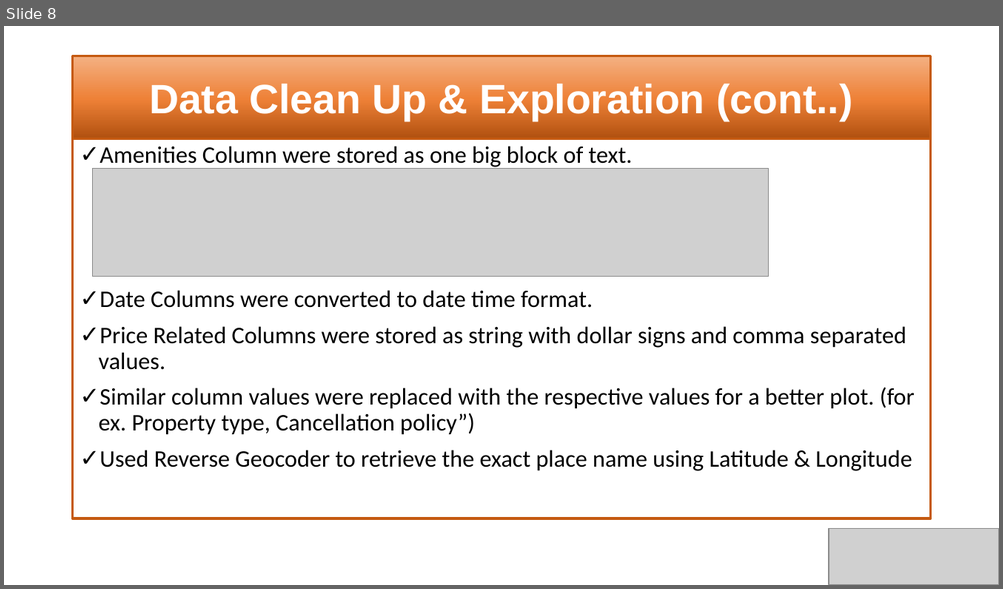
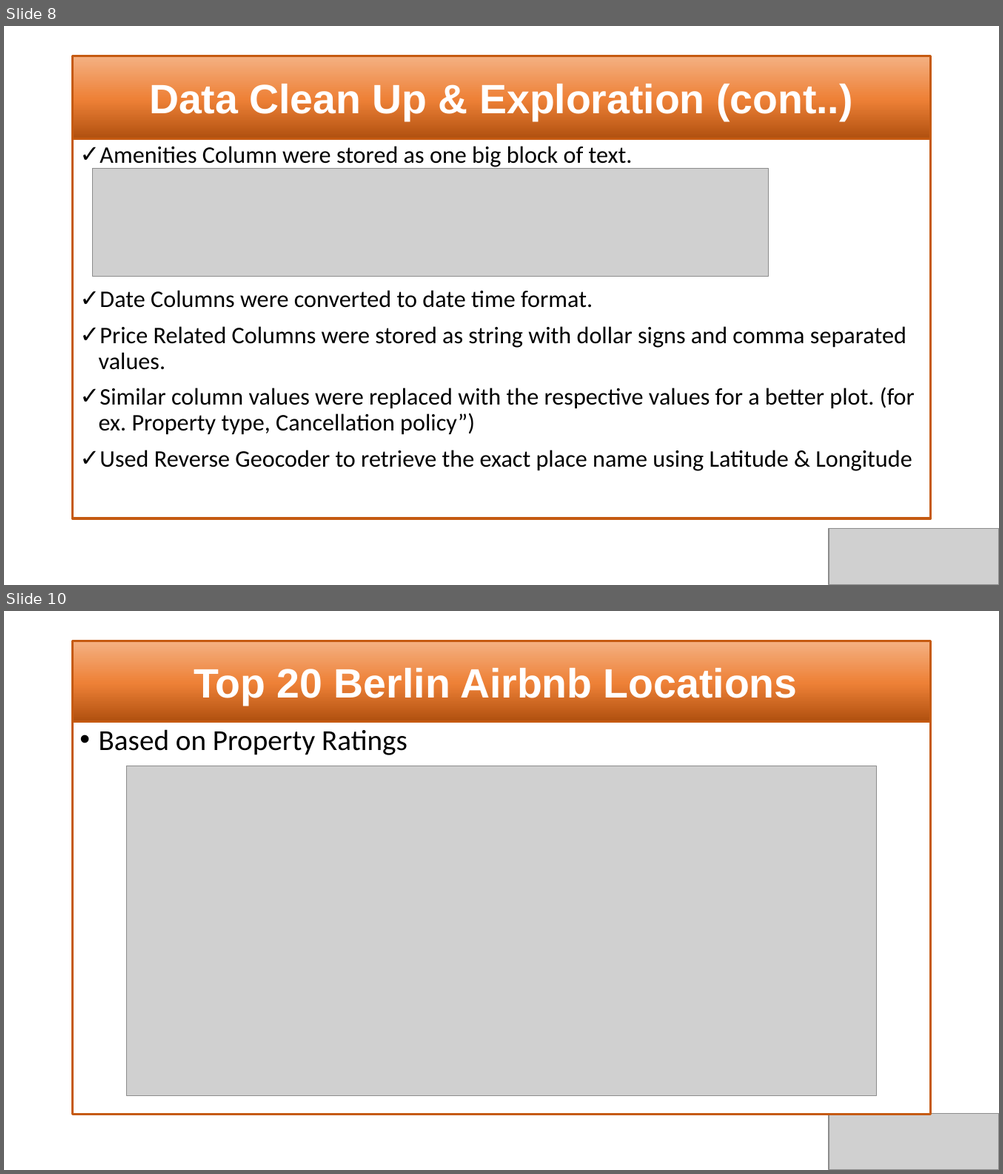
Before and after one commit to SaranyaPandiaraj/Futuristic-Airbnb, a slide deck: Futuristic_Airbnb.pptx. Shown one above the other, each under a label of ours: slide 8 before the commit, slides 8 and 10 after it; the slides between them are not shown. The pictures are 1003x589 and 1003x1174 pixels, drawn with LibreOffice and Linux fonts; fonts in the diff are those of the drawing; grey boxes stand for pictures. Boxes give left, top, right and bottom in pixels: in the first picture for what was removed or moved away, otherwise in the second. Text is boxed around its words. In the diff, an @@ line names an element or a change of style, - is before the commit and + after.

```diff
--- a/Futuristic_Airbnb.pptx
+++ b/Futuristic_Airbnb.pptx
@@ slide 10 added at (x1=4, y1=611, x2=999, y2=1170), background #FFFFFF @@
@@ title added at (x1=73, y1=641, x2=930, y2=722), fill gradient #B0500F to #EE8137 to #F4B183, outline #C55A11 2.25 pt, 39.6 pt, text #FFFFFF, bold @@
+Top 20 Berlin Airbnb Locations
@@ text added at (x1=73, y1=721, x2=930, y2=1115), outline #C55A11 2.25 pt, 28 pt, text #000000 @@
+• Based on Property Ratings
@@ picture added at (x1=126, y1=766, x2=876, y2=1096) @@
@@ picture added at (x1=828, y1=1114, x2=999, y2=1170) @@
```
Also in this commit, not shown: 5 slides changed, 10 other slides added, 9 slides removed.
